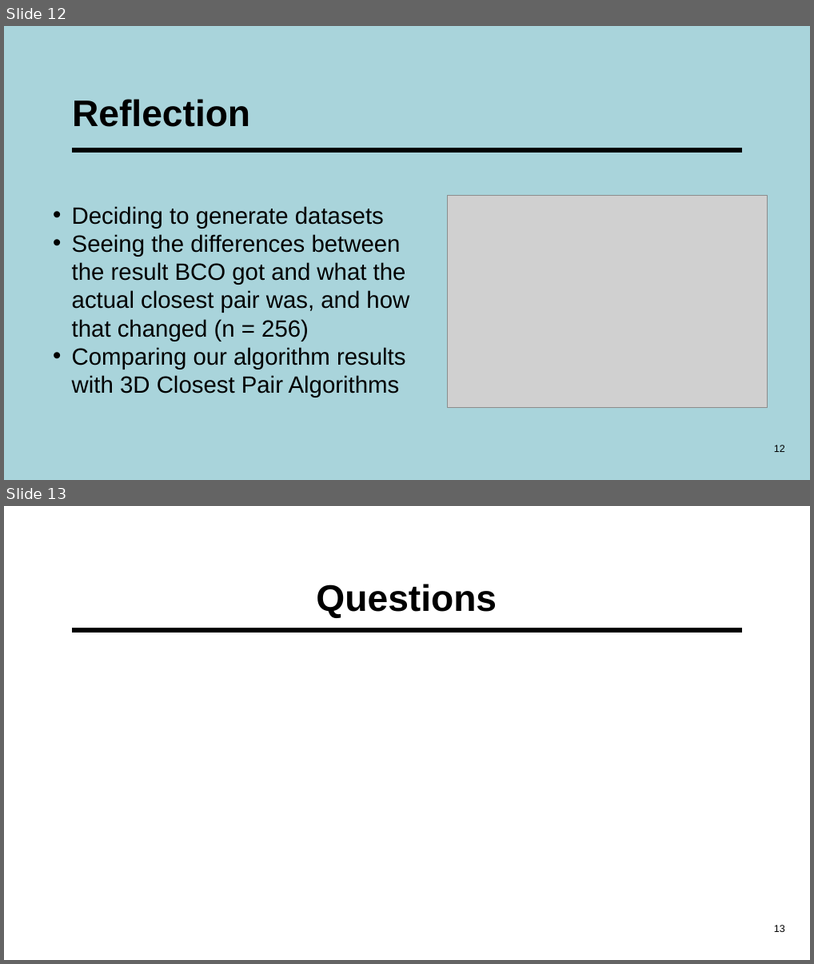
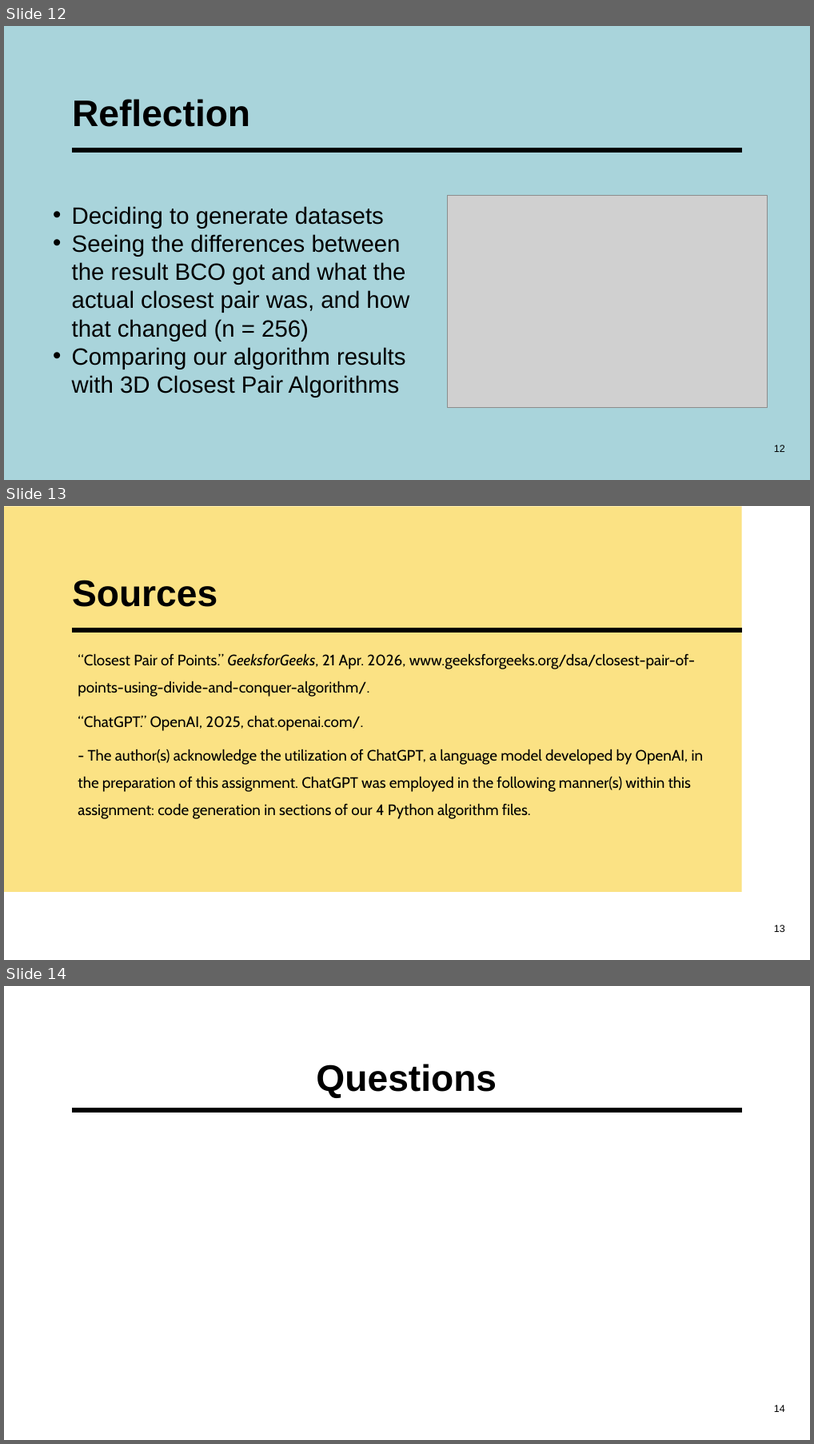
Before and after one commit to lmballard42/Closest_Pair_Algorithm_Comparison, a slide deck: Presentation/Closest Pair Presentation.pptx. Shown one above the other, each under a label of ours: slides 12 and 13 before the commit, slides 12, 13 and 14 after it. The pictures are 814x964 and 814x1444 pixels, drawn with LibreOffice and Linux fonts; fonts in the diff are those of the drawing; grey boxes stand for pictures. Boxes give left, top, right and bottom in pixels: in the first picture for what was removed or moved away, otherwise in the second. Text is boxed around its words. In the diff, an @@ line names an element or a change of style, - is before the commit and + after.

Commit message:
added source page

```diff
--- a/Presentation/Closest Pair Presentation.pptx
+++ b/Presentation/Closest Pair Presentation.pptx
@@ slide 13 added at <box>4,506,810,960</box>, background #FFFFFF; not listed: 1 template element that a slide beside it also shows @@
@@ rectangle added at <box>4,506,742,892</box>, fill #FBE284 @@
@@ title added at <box>72,580,218,607</box>, 44 pt, text #000000, bold @@
+Sources
@@ text added at <box>78,653,704,819</box>, 18 pt, text #000000 @@
+“Closest Pair of Points.” GeeksforGeeks, 21 Apr. 2026, www.geeksforgeeks.org/dsa/closest-pair-of-points-using-divide-and-conquer-algorithm/.
+“ChatGPT.” OpenAI, 2025, chat.openai.com/.
+- The author(s) acknowledge the utilization of ChatGPT, a language model developed by OpenAI, in the preparation of this assignment. ChatGPT was employed in the following manner(s) within this assignment: code generation in sections of our 4 Python algorithm files.
@@ page number added at <box>774,924,786,932</box>, 12 pt, text #000000 @@
+13
@@ what was slide 13 is now slide 14 @@
@@ page number at <box>774,1404,786,1412</box>: text changed @@
-13
+14
```
